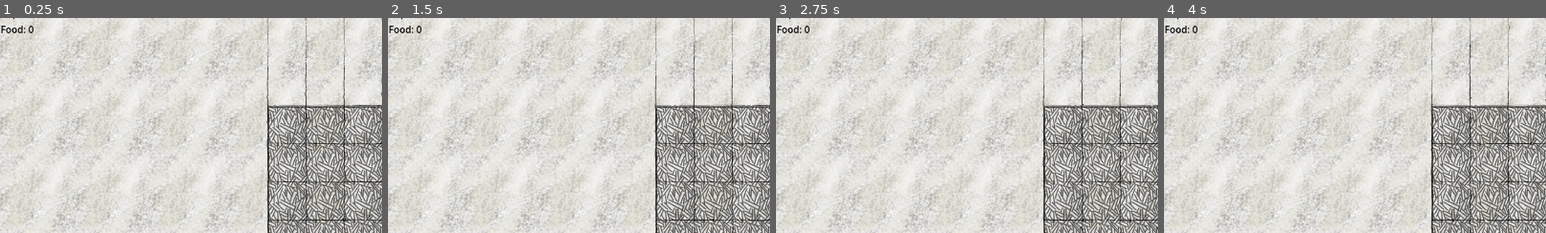
Above: before the commit, frames 1-4 (left to right).
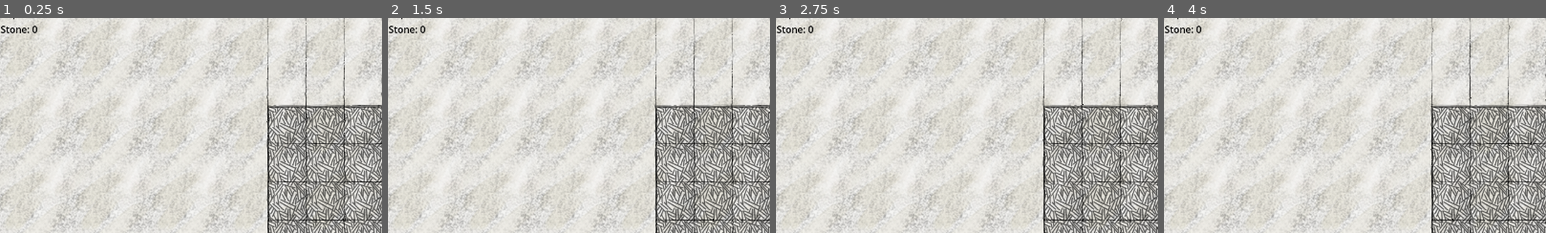
Above: after the commit, the same moments.

Repository: e-lain/MinesweeperDwarves
Game: Godot game, scene res://Main.tscn
The game is run twice, just before and just after one commit, with the same random seed, the same clock (stepped at 60 frames per second) and the same inputs.
Inputs (mouse positions are % of the whole screen's width and height, from its top left):
- Up to frame 1 (0.25 s): no input
- Up to frame 2 (1.5 s): click "To Build Mode" at 0.5 s; click "To Build Mode" at 1.25 s
- Up to frame 3 (2.75 s): click "To Build Mode" at 2 s
- Up to frame 4 (4 s): move the mouse to (72, 45) at 2.77 s; press the mouse at (72, 45) at 2.78 s; move the mouse to (30, 55) at 3.52 s; release the mouse at (30, 55) at 3.53 s; right-click (30, 55) at 3.6 s; click (30, 55) at 3.67 s
The pictures show only the part of the screen within x 0-50%, y 3-53%; the shares and areas given below are measured in that part.

The runs differ from the first frame. In frame 1, 0.2% of the frame differs, in the area x 0-10%, y 3-8%; in frame 2, 0.2%; in frame 3, 0.2%; in frame 4, 0.2%.

Commit message:
change food resource to stone. Main scene now controls resource count rather than board

Diff:
--- a/Main.gd
+++ b/Main.gd
@@ -2,8 +2,8 @@
 
 var Board = preload("res://board.tscn")
 
-var population = 0
-var food = 0
+var population = 3
+var stone = 0
 var b
 
 signal queue_building(building_name)
@@ -20,7 +20,7 @@
 # Called every frame. 'delta' is the elapsed time since the previous frame.
 func _process(delta):
 	get_node("UI/Resources/Population").text = "Population: %d" % [population]
-	get_node("UI/Resources/Food").text = "Food: %d" % [food]
+	get_node("UI/Resources/Stone").text = "Stone: %d" % [stone]
 
 func build(building_name):
 	print("func build, building_name: ", building_name)
--- a/Main.tscn
+++ b/Main.tscn
@@ -26,7 +26,7 @@
 layout_mode = 2
 text = "Population: 0"
 
-[node name="Food" type="Label" parent="UI/Resources"]
+[node name="Stone" type="Label" parent="UI/Resources"]
 layout_mode = 2
 text = "Food: 0"
 
--- a/board.gd
+++ b/board.gd
@@ -20,9 +20,6 @@
 var tiles_uncovered = 0
 var total_tiles = rows*columns
 var tiles = []
-
-var population = 3
-var food = 0
 
 var stairs_placed: bool = false
 
@@ -80,8 +77,7 @@
 	#if tiles_uncovered == total_tiles - bomb_count:
 	#	enter_build_mode()
 	#	print("TODO: LEVEL WIN! BUILD MODE ENGAGED")
-	get_parent().population = population
-	get_parent().food = food
+	pass
 
 func _on_building_queue(building_name):
 	if build_mode and !placing:
@@ -101,7 +97,7 @@
 		return
 
 	if tile.is_bomb:
-		population -= 1
+		get_parent().population -= 1
 		enter_build_mode()
 		print("TODO: THE PLAYER HAS LOST, BUILD MODE ENGAGED")
 
